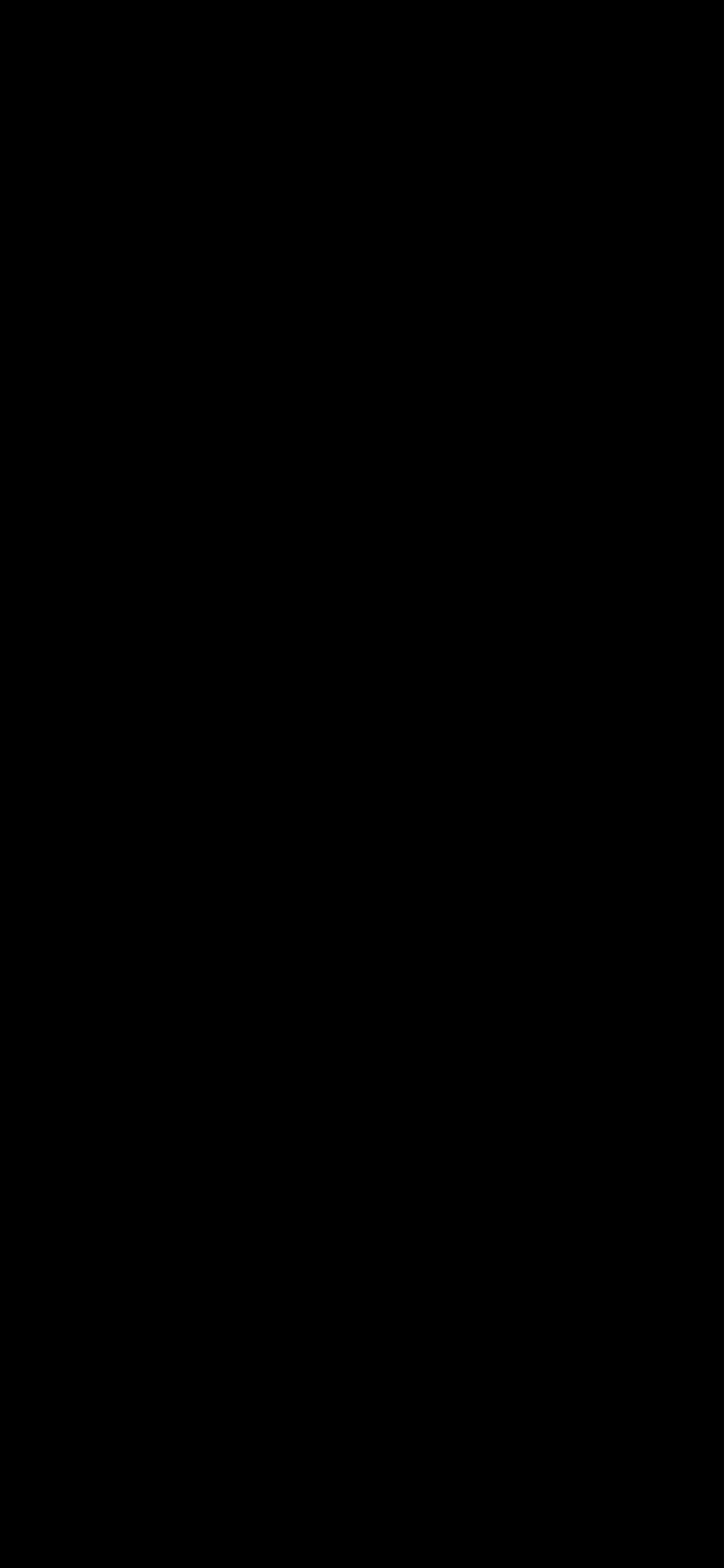
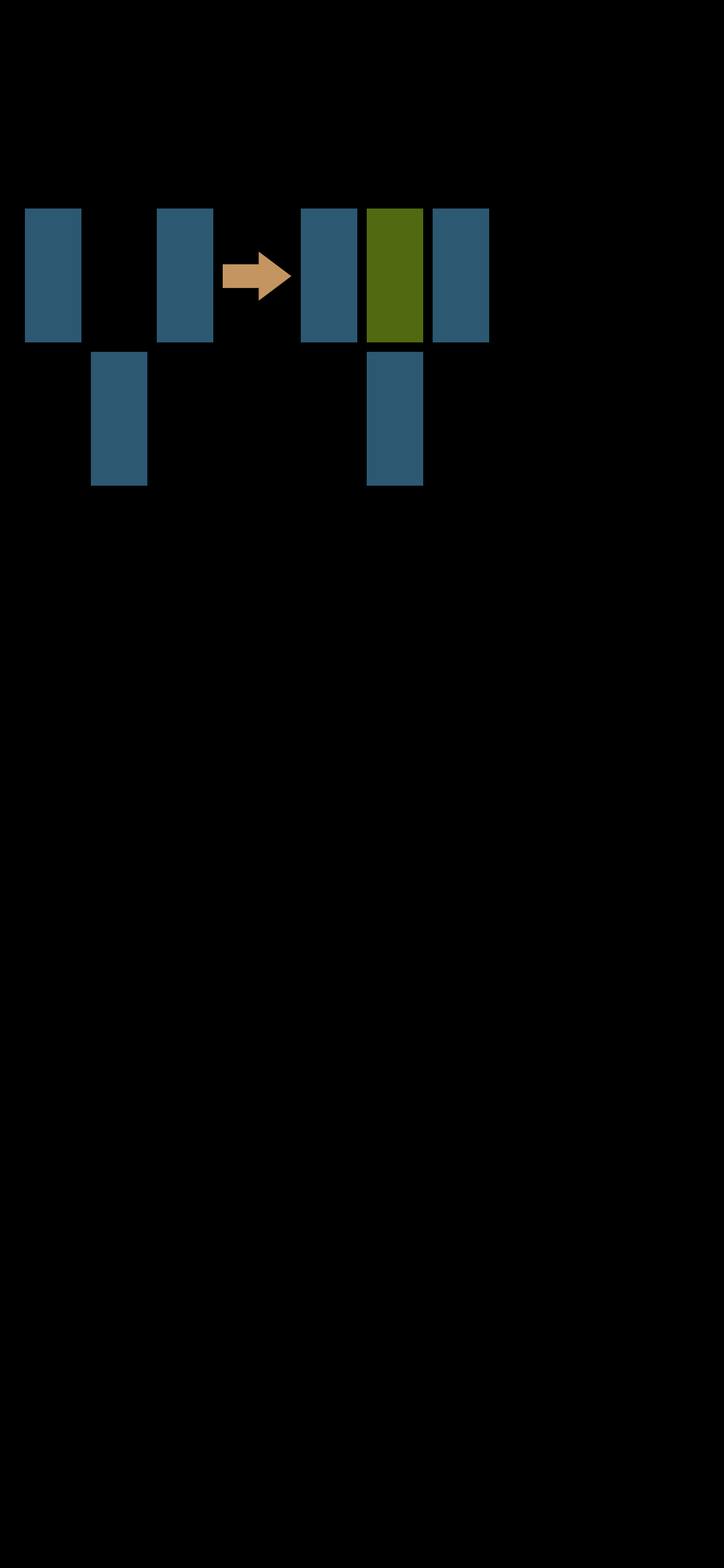
Layers edited between the first and the second 724 × 1568 image:
added group "Rule4" with 13 layers above "Template" over [24, 208, 490, 486]
added group "RightSide" (2nd of 2, in "Rule4") with 5 layers in group "Rule4" over [300, 208, 490, 486]
added layer "Right" (3rd of 4, in "Rule4" › "RightSide") in group "RightSide" over [432, 208, 490, 343]
added layer "Left" (5th of 7, in "Rule4" › "RightSide") in group "RightSide" over [300, 208, 358, 343]
added layer "Bottom" (5th of 7, in "Rule4" › "RightSide") in group "RightSide" over [366, 351, 424, 486]
added layer "Center" (5th of 7, in "Rule4" › "RightSide") in group "RightSide" over [366, 208, 424, 343]
added layer "Arrow copy" (3rd of 3, in "Rule4") in group "Rule4" over [222, 251, 292, 301]
added group "LeftSide" (2nd of 2, in "Rule4") with 5 layers in group "Rule4" over [24, 208, 214, 486]
added layer "Right" (4th of 4, in "Rule4" › "LeftSide") in group "LeftSide" over [156, 208, 214, 343]
added layer "Left" (6th of 7, in "Rule4" › "LeftSide") in group "LeftSide" over [24, 208, 82, 343]
added layer "Bottom" (6th of 7, in "Rule4" › "LeftSide") in group "LeftSide" over [90, 351, 148, 486]
